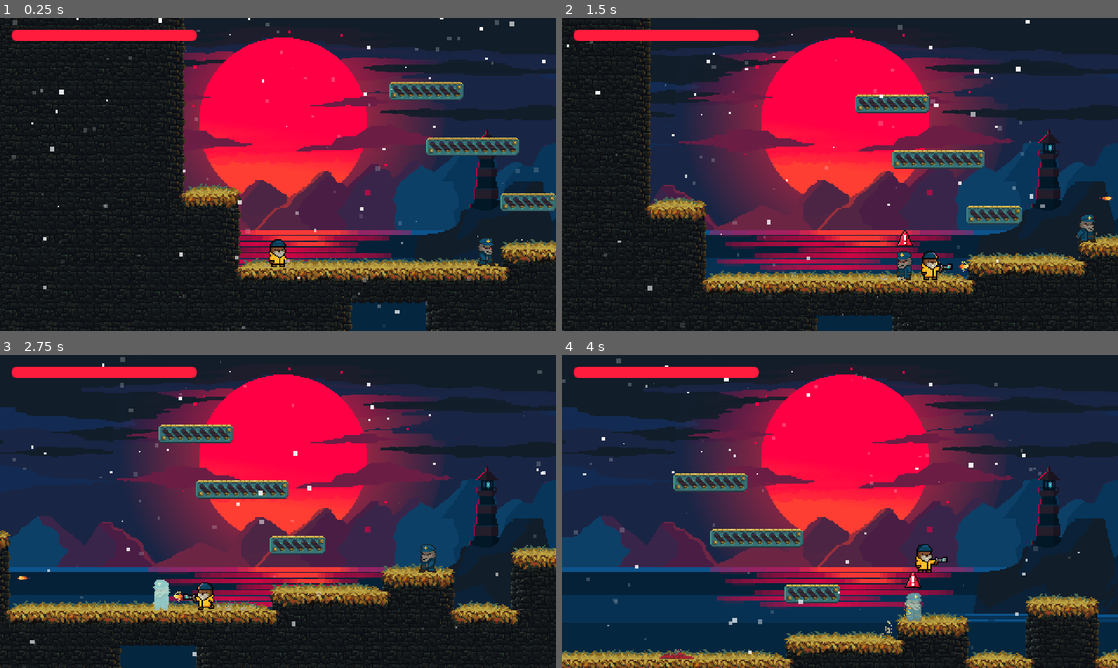
Above: before the commit, frames 1-4 (two rows, left to right).
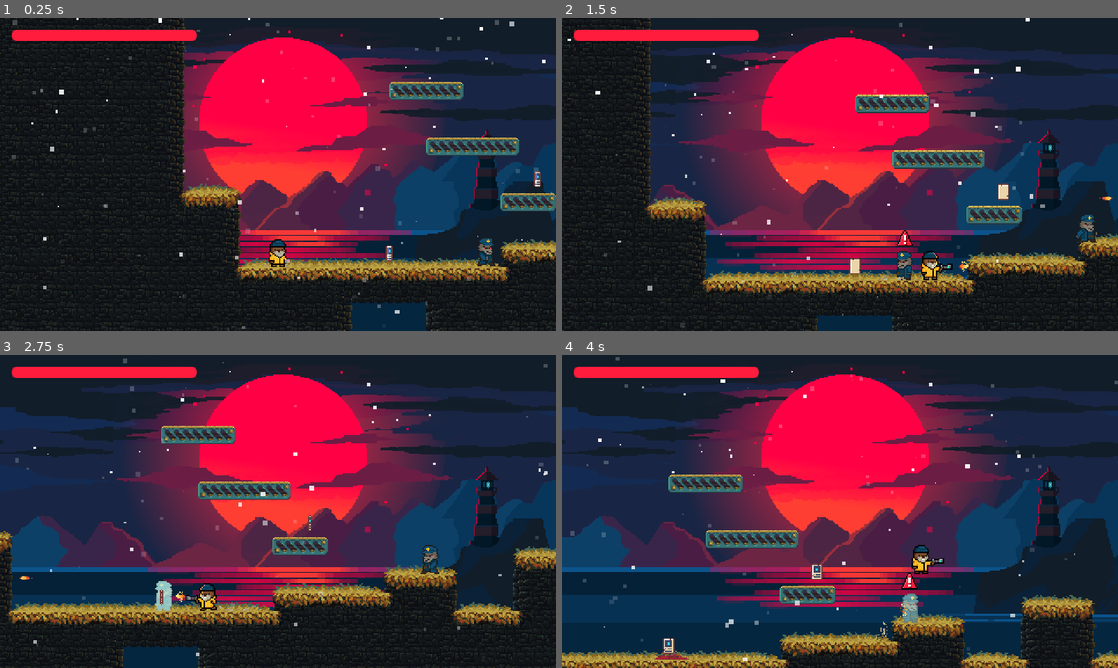
Above: after the commit, the same moments.

Repository: florian-reimann/fjord-n-fury-handcoded
Game: Godot game, scene res://game/Main.tscn
The game is run twice, just before and just after one commit, with the same random seed, the same clock (stepped at 60 frames per second) and the same inputs.
Inputs (mouse positions are in pixels of both pictures, inside the frame that each line leads up to):
- Up to frame 1 (0.25 s): no input
- Up to frame 2 (1.5 s): move the mouse to (962, 158) at 0.52 s; press the mouse at (962, 158) at 0.53 s; hold D (Right) from 0.53 s (still down); tap W (Jump) at 0.77 s; move the mouse to (728, 190) at 1.27 s; release the mouse at (728, 190) at 1.28 s; click (728, 190) at 1.35 s
- Up to frame 3 (2.75 s): tap W (Jump) at 1.52 s; move the mouse to (333, 442) at 2.02 s; release D (Right) at 2.03 s; press the mouse at (333, 442) at 2.03 s; hold A (Left) from 2.03 s (still down)
- Up to frame 4 (4 s): move the mouse to (812, 574) at 2.77 s; release A (Left) at 2.78 s; release the mouse at (812, 574) at 2.78 s; hold D (Right) from 2.78 s (still down); click (812, 574) at 2.85 s; tap W (Jump) at 3.02, 3.77 s; move the mouse to (1006, 558) at 3.52 s; press the mouse at (1006, 558) at 3.53 s

The runs differ from the first frame. In frame 1, 0.1% of the frame differs, in the area x 69-98%, y 48-78%; in frame 2, 0.2%; in frame 3, 9.2%, in the area x 0-100%, y 0-100%; in frame 4, 8.9%.

Commit message:
Update: Added items system and enhanced game mechanics

Diff:
--- a/autoload/GameManager.gd
+++ b/autoload/GameManager.gd
@@ -3,8 +3,16 @@
 var player: CharacterBody2D
 var playerOriginPosition: Vector2
 
+# Für Camera Shakes:
+var playerCamera: Camera2D
+var cameraShakeNoise: FastNoiseLite
+var playerCameraOriginOffset: Vector2
+
 func _ready() -> void:
 	Input.set_mouse_mode(Input.MOUSE_MODE_HIDDEN)
+
+	# Noise für eventuellen Camerashake generieren:
+	cameraShakeNoise = FastNoiseLite.new()
 
 func RespawnPlayer():
 	print("Respawn")
@@ -19,3 +27,16 @@
 	)
 
 	return vfxInstance
+
+# Screen zum Beben bringen:
+func StartCameraShake():
+	var cameraShakeTween = get_tree().create_tween()
+	cameraShakeTween.tween_method(UpdateCameraShake, 6.0, 0.0, 0.3)
+
+# Offset für den Camerashake holen:
+func UpdateCameraShake(intensity: float):
+	# Offset aus dem prozedural Generierten "Noise" holen:
+	# Random anhand der Spielzeit holen * Intensität
+	var cameraOffset = cameraShakeNoise.get_noise_1d(Time.get_ticks_msec()) * intensity
+	playerCamera.offset.x = playerCameraOriginOffset.x + cameraOffset
+	playerCamera.offset.y = playerCameraOriginOffset.y + cameraOffset
--- a/features/enemies/Enemy.gd
+++ b/features/enemies/Enemy.gd
@@ -81,8 +81,8 @@
 
 	currentHealth -= damage
 
-	var blink_tween = get_tree().create_tween()
-	blink_tween.tween_method(UpdateBlink, 1.0, 0.0, 0.3)
+	StartBlink()
+	GameManager.StartCameraShake()
 
 	if currentHealth <= 0:
 		isDeath = true
@@ -92,6 +92,10 @@
 		set_collision_layer_value(3, false)
 		await  get_tree().create_timer(2).timeout
 		queue_free()
+
+func StartBlink():
+	var blink_tween = get_tree().create_tween()
+	blink_tween.tween_method(UpdateBlink, 1.0, 0.0, 0.3)
 
 func UpdateBlink(newValue: float):
 	animated_sprite_2d.set_instance_shader_parameter("Blink", newValue)
--- /dev/null
+++ b/features/items/ItemCard.gd
@@ -0,0 +1,8 @@
+extends Area2D
+
+
+func _on_body_entered(body: Node2D) -> void:
+
+	var player = body as PlayerController
+	if player:
+		player.CollectedItemCard()
--- /dev/null
+++ b/features/items/ItemCard.tscn
@@ -0,0 +1,89 @@
+[gd_scene load_steps=13 format=3 uid="uid://cqfry0afxd160"]
+
+[ext_resource type="Script" uid="uid://c8wlxtpfv4i43" path="res://features/items/ItemCard.gd" id="1_86w2y"]
+[ext_resource type="Texture2D" uid="uid://oq6nw61dqg57" path="res://features/items/ItemCard.png" id="1_daifv"]
+
+[sub_resource type="RectangleShape2D" id="RectangleShape2D_86w2y"]
+size = Vector2(9, 14)
+
+[sub_resource type="AtlasTexture" id="AtlasTexture_n4m0o"]
+atlas = ExtResource("1_daifv")
+region = Rect2(0, 0, 16, 16)
+
+[sub_resource type="AtlasTexture" id="AtlasTexture_fopyv"]
+atlas = ExtResource("1_daifv")
+region = Rect2(16, 0, 16, 16)
+
+[sub_resource type="AtlasTexture" id="AtlasTexture_eyl5a"]
+atlas = ExtResource("1_daifv")
+region = Rect2(32, 0, 16, 16)
+
+[sub_resource type="AtlasTexture" id="AtlasTexture_qdpb1"]
+atlas = ExtResource("1_daifv")
+region = Rect2(0, 16, 16, 16)
+
+[sub_resource type="AtlasTexture" id="AtlasTexture_gh0xi"]
+atlas = ExtResource("1_daifv")
+region = Rect2(16, 16, 16, 16)
+
+[sub_resource type="AtlasTexture" id="AtlasTexture_5pcrw"]
+atlas = ExtResource("1_daifv")
+region = Rect2(32, 16, 16, 16)
+
+[sub_resource type="AtlasTexture" id="AtlasTexture_fy86x"]
+atlas = ExtResource("1_daifv")
+region = Rect2(0, 32, 16, 16)
+
+[sub_resource type="AtlasTexture" id="AtlasTexture_fwwr7"]
+atlas = ExtResource("1_daifv")
+region = Rect2(16, 32, 16, 16)
+
+[sub_resource type="SpriteFrames" id="SpriteFrames_34syq"]
+animations = [{
+"frames": [{
+"duration": 1.0,
+"texture": SubResource("AtlasTexture_n4m0o")
+}, {
+"duration": 1.0,
+"texture": SubResource("AtlasTexture_fopyv")
+}, {
+"duration": 1.0,
+"texture": SubResource("AtlasTexture_eyl5a")
+}, {
+"duration": 1.0,
+"texture": SubResource("AtlasTexture_qdpb1")
+}, {
+"duration": 1.0,
+"texture": SubResource("AtlasTexture_gh0xi")
+}, {
+"duration": 1.0,
+"texture": SubResource("AtlasTexture_5pcrw")
+}, {
+"duration": 1.0,
+"texture": SubResource("AtlasTexture_fy86x")
+}, {
+"duration": 1.0,
+"texture": SubResource("AtlasTexture_fwwr7")
+}],
+"loop": true,
+"name": &"Idle",
+"speed": 10.0
+}]
+
+[node name="ItemCard" type="Area2D"]
+collision_layer = 0
+collision_mask = 2
+script = ExtResource("1_86w2y")
+
+[node name="CollisionShape2D" type="CollisionShape2D" parent="."]
+position = Vector2(0, -12)
+shape = SubResource("RectangleShape2D_86w2y")
+
+[node name="AnimatedSprite2D" type="AnimatedSprite2D" parent="."]
+position = Vector2(0, -12)
+sprite_frames = SubResource("SpriteFrames_34syq")
+animation = &"Idle"
+autoplay = "Idle"
+frame_progress = 0.27932876
+
+[connection signal="body_entered" from="." to="." method="_on_body_entered"]
--- a/features/player/Player.gd
+++ b/features/player/Player.gd
@@ -50,6 +50,7 @@
 
 @onready var animated_sprite_2d: AnimatedSprite2D = $AnimatedSprite2D
 @onready var shooting_point: Node2D = $Shooting_Point
+@onready var playerCamera: Camera2D = %Camera2D
 
 signal playerHealthUpdated(newValue, maxValue)
 
@@ -57,6 +58,9 @@
 	currentHealth = MAX_HEALTH
 	GameManager.player = self
 	GameManager.playerOriginPosition = position
+
+	GameManager.playerCamera = playerCamera
+	GameManager.playerCameraOriginOffset = playerCamera.offset
 
 func _process(_delta: float) -> void:
 	updateAnimation()
@@ -184,8 +188,8 @@
 
 	currentHealth -= damage
 
-	var blink_tween = get_tree().create_tween()
-	blink_tween.tween_method(UpdateBlink, 1.0, 0.0, 0.3)
+	StartBlink()
+	GameManager.StartCameraShake()
 
 	if currentHealth <= 0:
 		currentState = PlayerState.DEAD
@@ -213,6 +217,13 @@
 		await get_tree().create_timer(SHOOTING_DURATION).timeout
 		isShooting = false
 
+func CollectedItemCard():
+	print("Collect Cards")
+
+func StartBlink():
+	var blink_tween = get_tree().create_tween()
+	blink_tween.tween_method(UpdateBlink, 1.0, 0.0, 0.3)
+
 func UpdateBlink(newValue: float):
 	animated_sprite_2d.set_instance_shader_parameter("Blink", newValue)
 
--- a/features/player/Player.tscn
+++ b/features/player/Player.tscn
@@ -228,6 +228,7 @@
 frame_progress = 1.0
 
 [node name="Camera2D" type="Camera2D" parent="."]
+unique_name_in_owner = true
 offset = Vector2(0, -80)
 limit_bottom = 300
 position_smoothing_enabled = true
--- a/game/Main.tscn
+++ b/game/Main.tscn
@@ -6,6 +6,7 @@
 [ext_resource type="PackedScene" uid="uid://bqos27iqsfg8k" path="res://features/enemies/Enemy.tscn" id="4_ljq5a"]
 [ext_resource type="AudioStream" uid="uid://yrjbdrk3ciku" path="res://assets/music/02 Fjord n Fury - Frozen Currents.wav" id="5_madmh"]
 [ext_resource type="Script" uid="uid://yaqsain5ts15" path="res://ui/UI_Manager.gd" id="6_yo8gm"]
+[ext_resource type="PackedScene" uid="uid://cqfry0afxd160" path="res://features/items/ItemCard.tscn" id="7_fk7ia"]
 
 [sub_resource type="Curve" id="Curve_madmh"]
 _data = [Vector2(0, 1), 0.0, 0.0, 0, 0, Vector2(1, 0.008116841), 0.0, 0.0, 0, 0]
@@ -605,3 +606,9 @@
 theme_override_styles/fill = SubResource("StyleBoxFlat_yo8gm")
 value = 100.0
 show_percentage = false
+
+[node name="ItemCard" parent="." instance=ExtResource("7_fk7ia")]
+position = Vector2(96, 0)
+
+[node name="ItemCard2" parent="." instance=ExtResource("7_fk7ia")]
+position = Vector2(224, -64)
Not shown, added: features/items/ItemCard.gd.uid
Binary file added: features/items/ItemCard.png
Not shown, added: features/items/ItemCard.png.import
Not shown: 1 places in game/Main.tscn that only renumber resources
Not shown, changed: .DS_Store
Not shown, changed: features/.DS_Store
